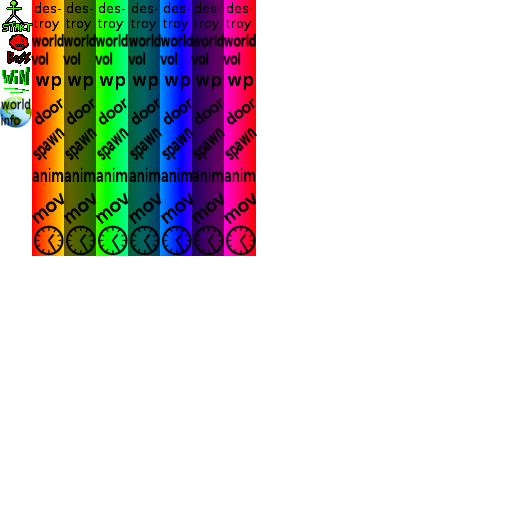
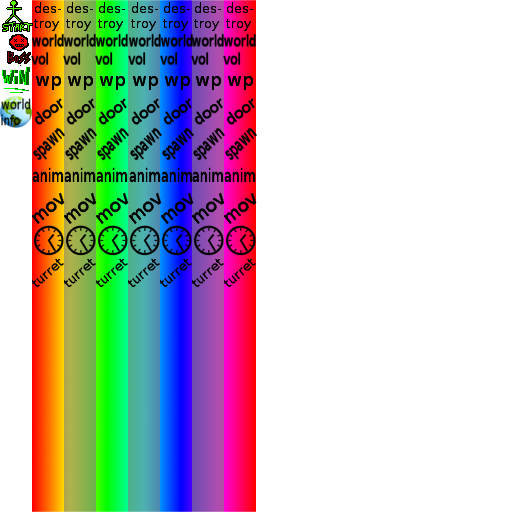
Revision of a layered 512 × 512 image; what changed, layer by layer:
removed layer "Layer" (was color, 61%) over [64, 0, 224, 256]
added layer "turret #6" above "turret #5" over [224, 258, 256, 288]
added layer "turret #5" above "turret #4" over [192, 258, 224, 288]
added layer "turret #4" above "turret #3" over [160, 258, 192, 288]
added layer "turret #3" above "turret #2" over [128, 258, 160, 288]
added layer "turret #2" above "turret #1" over [96, 258, 128, 288]
added layer "turret #1" above "turret" over [64, 258, 96, 288]
added layer "turret" above "words copy" over [32, 258, 64, 288]
painted on "words copy" over [32, 0, 256, 512]
